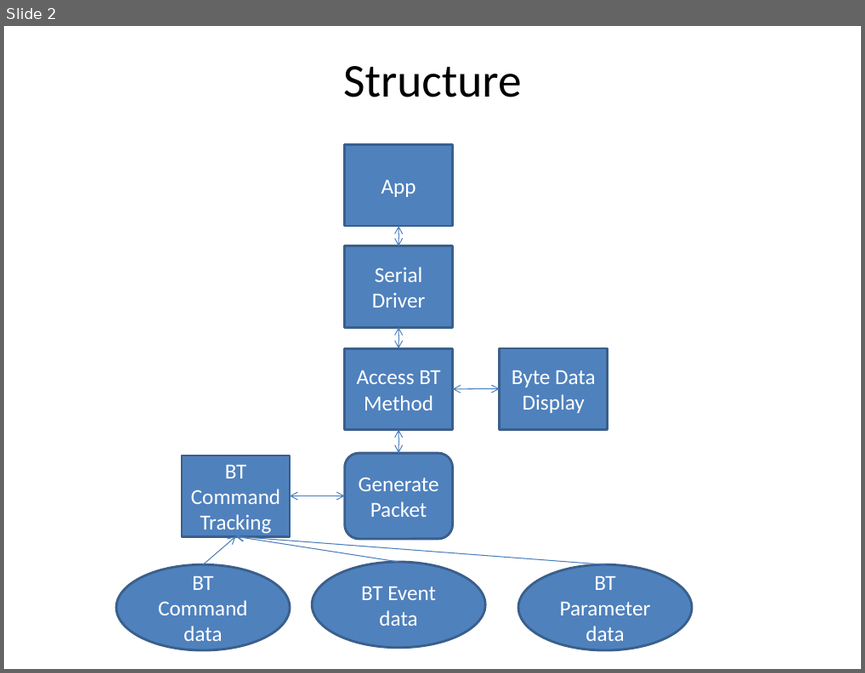
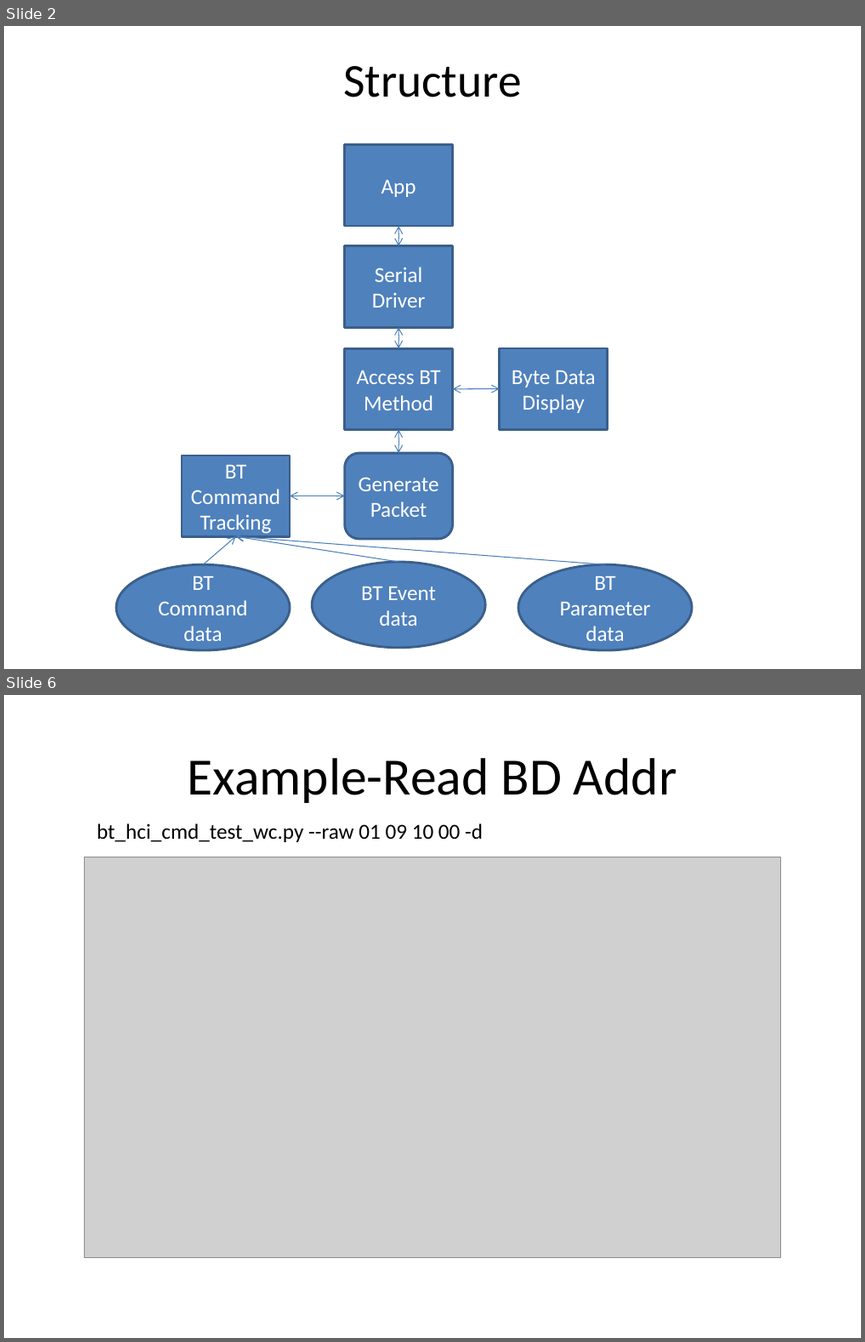
Before and after one commit to Wayne777Chiu/python_bt_hci_cmd_test, a slide deck: doc/structure.pptx. Shown one above the other, each under a label of ours: slide 2 before the commit, slides 2 and 6 after it; the slides between them are not shown. The pictures are 865x673 and 865x1342 pixels, drawn with LibreOffice and Linux fonts; fonts in the diff are those of the drawing; grey boxes stand for pictures. Boxes give left, top, right and bottom in pixels: in the first picture for what was removed or moved away, otherwise in the second. Text is boxed around its words. In the diff, an @@ line names an element or a change of style, - is before the commit and + after.

```diff
--- a/doc/structure.pptx
+++ b/doc/structure.pptx
@@ slide 6 added at (4,695,861,1338), background #FFFFFF @@
@@ title added at (188,758,677,803), 44 pt, text #000000 @@
+Example-Read BD Addr
@@ text added at (97,823,483,842), 18 pt, text #000000 @@
+bt_hci_cmd_test_wc.py --raw 01 09 10 00 -d
@@ picture added at (85,857,781,1257) @@
```
Also in this commit, not shown: 8 other slides added, 1 slide removed.
